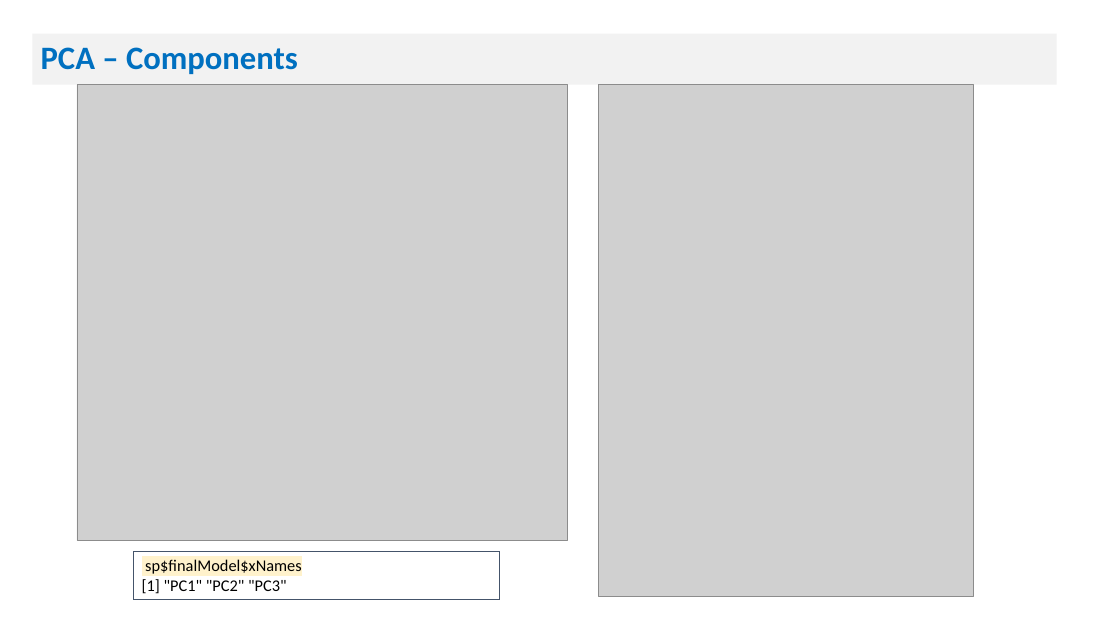
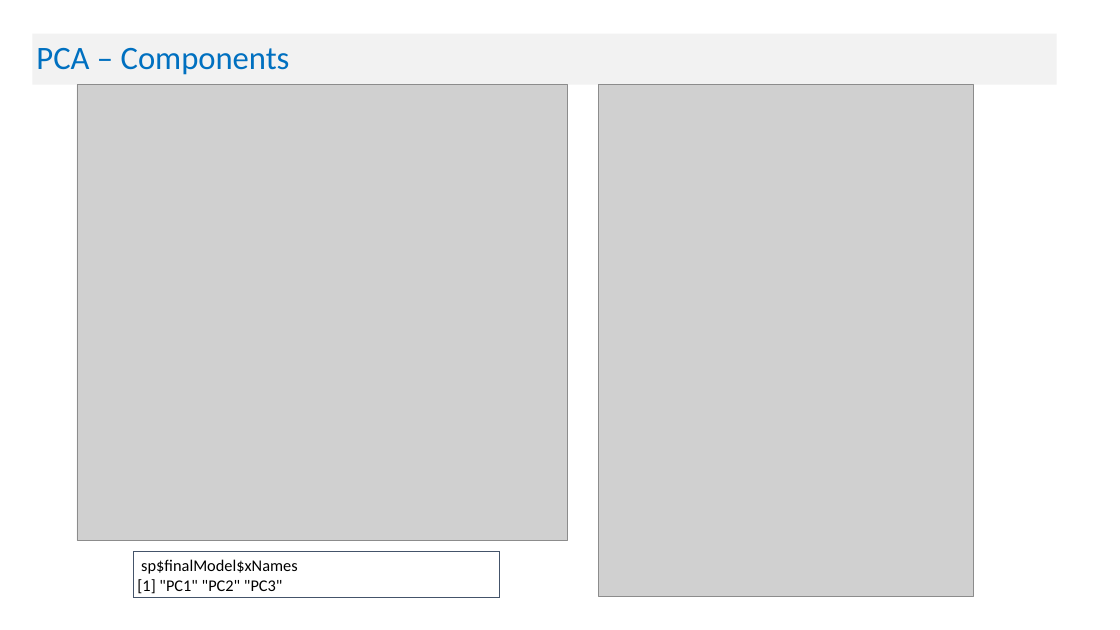
Before and after one commit to manasagodkhindi/AmesHousingPrediction, a slide deck: slide 21 of HousingPricesPresentations.pptx (slide 19 before the commit). Drawn at 1120x630 pixels with LibreOffice and Linux fonts; fonts in the diff are those of the drawing; grey boxes stand for pictures. Boxes give left, top, right and bottom in pixels: in the first picture for what was removed or moved away, otherwise in the second. Text is boxed around its words. In the diff, an @@ line names an element or a change of style, - is before the commit and + after.

```diff
--- a/HousingPricesPresentations.pptx
+++ b/HousingPricesPresentations.pptx
@@ title "PCA – Components" at [32,34,1057,85]: bold off @@
@@ text in rectangle at [141,559,298,574]: highlight #FFF2CC to none in "sp$finalModel$xNames" @@
```
Also in this commit, not shown: 30 other slides changed, 2 slides added.
